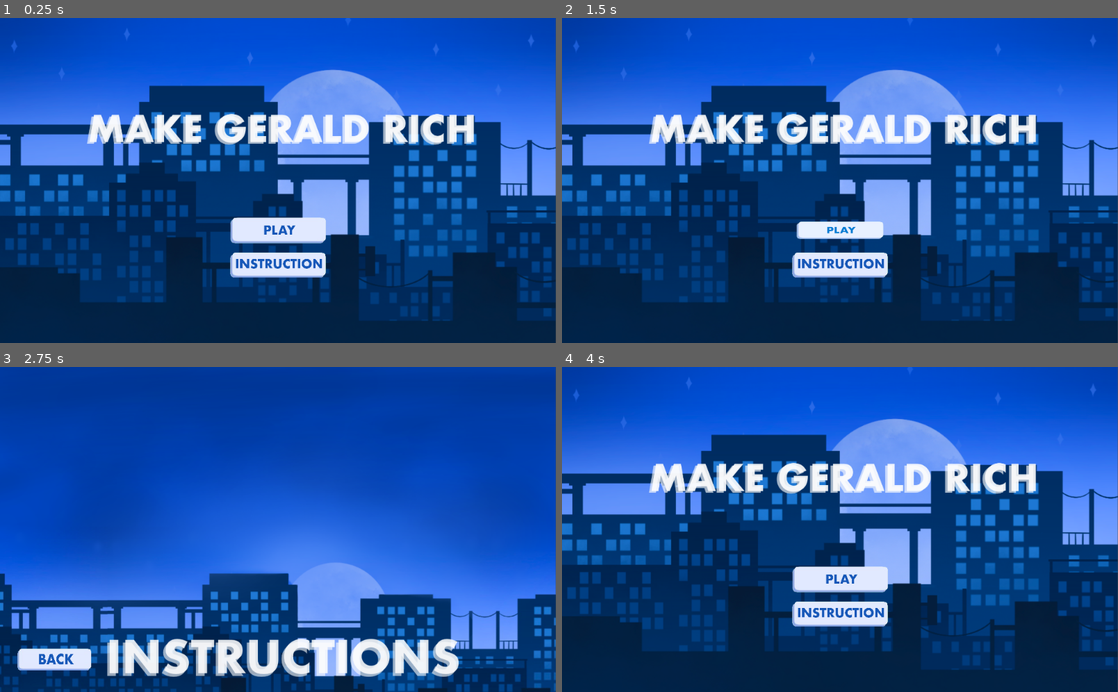
Above: before the commit, frames 1-4 (two rows, left to right).
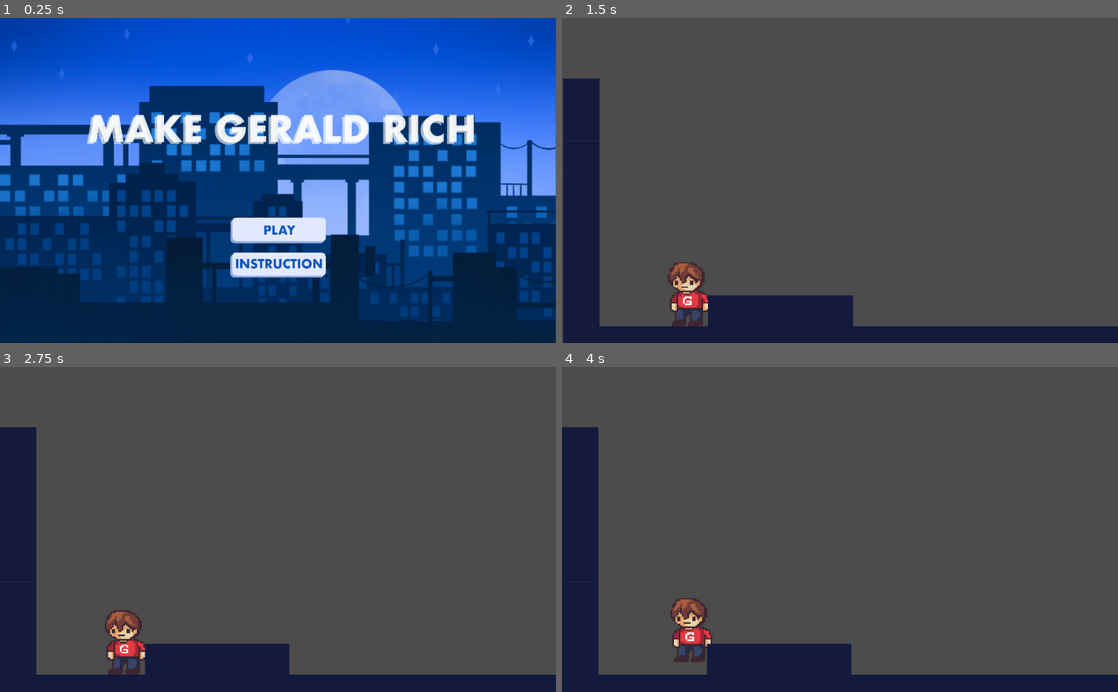
Above: after the commit, the same moments.

Repository: AndrewYeh1/Finance-game
Game: Godot game, scene res://Home/Home.tscn
Two runs of this game, one before a commit and one after it. Both use one fixed random seed, a clock stepped at 60 frames per second and the inputs below.
Inputs (mouse positions are in pixels of both pictures, inside the frame that each line leads up to):
- Up to frame 1 (0.25 s): no input
- Up to frame 2 (1.5 s): click (840, 229) at 0.5 s; click (840, 229) at 1.27 s
- Up to frame 3 (2.75 s): click (278, 614) at 2.02 s
- Up to frame 4 (4 s): click (617, 659) at 2.75 s, where only the run before the commit has a clickable "Back"; tap Enter at 3.5 s; move the mouse to (962, 513) at 3.52 s; hold Right (move_right) from 3.53 s (still down); tap Up (jump) at 3.77 s

The runs differ from the first frame. In frame 1, 0.2% of the frame differs, in the area x 15-85%, y 29-44%; in frame 2, 91%; in frame 3, 98%, in the area x 0-100%, y 0-100%; in frame 4, 91%.

Commit message:
made play button go to play scene

Diff:
--- a/Home/Home.gd
+++ b/Home/Home.gd
@@ -6,7 +6,7 @@
 
 
 func _on_StartButton_pressed():
-	pass
+	get_tree().change_scene("res://Play/Play.tscn")
 
 
 func _on_InstructionButton_pressed():
--- a/Home/Home.tscn
+++ b/Home/Home.tscn
@@ -13,7 +13,7 @@
 script = ExtResource( 2 )
 
 [node name="homeScreenBackground" type="Sprite" parent="."]
-position = Vector2( 512, 300 )
+position = Vector2( 512, 300.25 )
 scale = Vector2( 0.555314, 0.555556 )
 texture = ExtResource( 6 )
 
@@ -68,7 +68,7 @@
 texture = ExtResource( 7 )
 
 [node name="instructionButtonLightSmall" type="Sprite" parent="InstructionButton"]
-position = Vector2( 88, 24 )
+position = Vector2( 90, 21.5 )
 scale = Vector2( 0.466472, 0.355556 )
 texture = ExtResource( 7 )
 [connection signal="button_down" from="StartButton" to="StartButton" method="_on_StartButton_button_down"]
